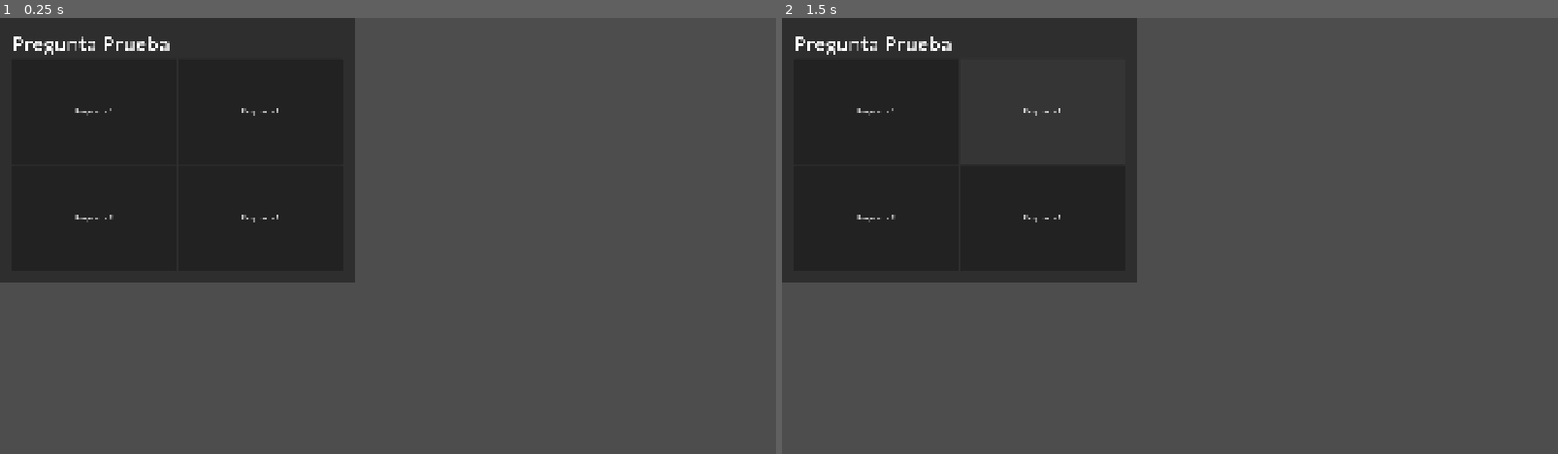
Above: before the commit, frames 1-2 (left to right).
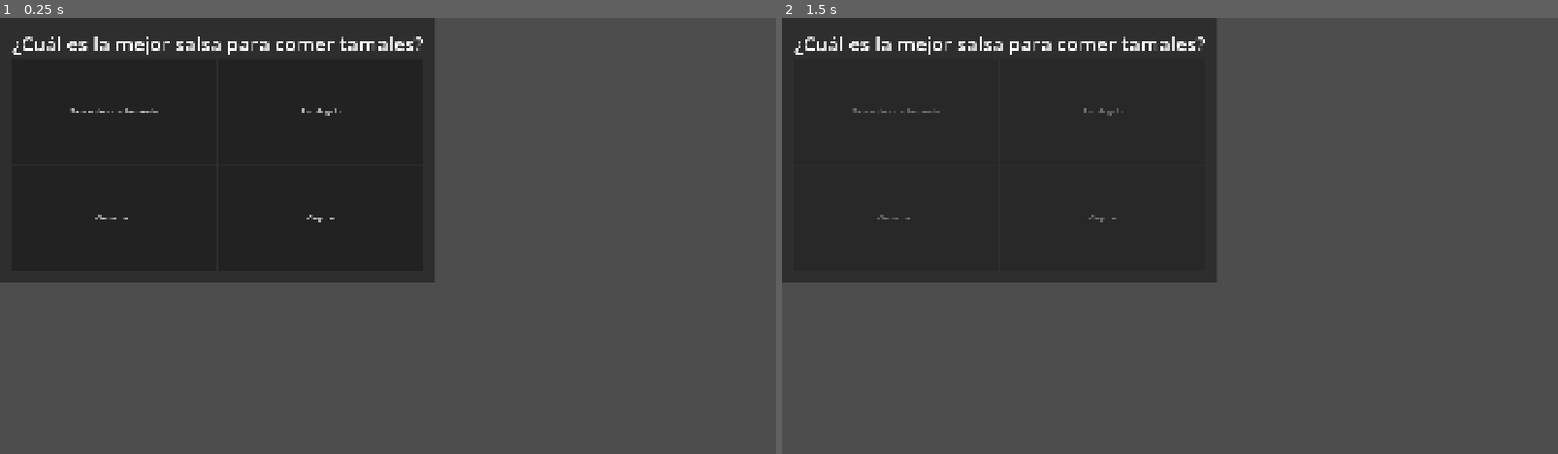
Above: after the commit, the same moments.

Repository: KefirFatwa/-sh-n-zh-i-Game-Jam-2026
Game: Godot game, scene res://Scenes/Computadora/TriviaPopup/question_container.tscn
Same seed, same stepped clock (60 frames per second), same inputs: the game is played once before the commit and once after it. This scene is started directly instead of the project's main scene.
Inputs (mouse positions are in pixels of both pictures, inside the frame that each line leads up to):
- Up to frame 1 (0.25 s): no input
- Up to frame 2 (1.5 s): click "Respuesta 1" (after the commit: "Salsa inglesa con tamarindo") at 0.5 s; click (1045, 109) at 1.25 s, where only the run before the commit has a clickable "Respuesta 2"

The runs differ from the first frame. In frame 1, 7.0% of the frame differs, in the area x 1-56%, y 0-61%; in frame 2, 7.0%.

Commit message:
Mas preguntas

Diff:
--- a/Scenes/Computadora/TriviaPopup/question_container.gd
+++ b/Scenes/Computadora/TriviaPopup/question_container.gd
@@ -34,6 +34,7 @@
 	preguntaLabel.text = pregunta["label"]
 
 	var opciones = pregunta["opciones"]
+	opciones.shuffle()
 	button.text = opciones[0]["label"]
 	button2.text = opciones[1]["label"]
 	button3.text = opciones[2]["label"]
@@ -52,6 +53,8 @@
 	else:
 		print("Te equivocaste!")
 
+	disable_all_buttons()
+
 
 func _on_button_pressed() -> void:
 	handle_on_click(button)
@@ -67,3 +70,9 @@
 
 func _on_button_4_pressed() -> void:
 	handle_on_click(button4)
+
+func disable_all_buttons():
+	button.disabled = true
+	button2.disabled = true
+	button3.disabled = true
+	button4.disabled = true
--- a/Scenes/Computadora/TriviaPopup/questions.json
+++ b/Scenes/Computadora/TriviaPopup/questions.json
@@ -1,64 +1,127 @@
 [
 	{
-		"label": "Pregunta Prueba",
+		"label": "¿Cuál es la mejor salsa para comer tamales?",
 		"opciones": [
 			{
-				"label": "Respuesta 1",
+				"label": "Chimichurri",
 				"correcta": false
 			},
 			{
-				"label": "Respuesta 2",
+				"label": "Salsa inglesa con tamarindo",
 				"correcta": true
 			},
 			{
-				"label": "Respuesta 3",
+				"label": "Chipotle",
 				"correcta": false
 			},
 			{
-				"label": "Respuesta 4",
+				"label": "Pico de gallo",
 				"correcta": false
 			}
 		]
 	},
 	{
-		"label": "Pregunta 2",
+		"label": "¿Cuál de estas frutas NO es común en el trópico centroamericano?",
 		"opciones": [
 			{
-				"label": "Respuesta 1",
+				"label": "Banano",
 				"correcta": false
 			},
 			{
-				"label": "Respuesta 2",
+				"label": "Papaya",
+				"correcta": false
+			},
+			{
+				"label": "Durián",
 				"correcta": true
 			},
 			{
-				"label": "Respuesta 3",
-				"correcta": false
-			},
-			{
-				"label": "Respuesta 4",
+				"label": "Mango",
 				"correcta": false
 			}
 		]
 	},
 	{
-		"label": "Pregunta 3",
+		"label": "¿Cuál es el método ideal para mantener caliente el pollo frito?",
 		"opciones": [
 			{
-				"label": "Respuesta 1",
+				"label": "Bombillo de luz",
+				"correcta": true
+			},
+			{
+				"label": "Estufa de gas",
 				"correcta": false
 			},
 			{
-				"label": "Respuesta 2",
+				"label": "Horno de leña",
+				"correcta": false
+			},
+			{
+				"label": "Sartén de inducción",
+				"correcta": false
+			}
+		]
+	},
+	{
+		"label": "Hay dos países sudamericanos cuyos nombres provienen de:",
+		"opciones": [
+			{
+				"label": "Juanito Mora",
+				"correcta": false
+			},
+			{
+				"label": "Napoleón Bonaparte",
+				"correcta": false
+			},
+			{
+				"label": "Américo Vespucio",
+				"correcta": false
+			},
+			{
+				"label": "Simón Bolívar",
+				"correcta": true
+			}
+		]
+	},
+	{
+		"label": "El primer país que abolió la esclavitud, y lo hizo a través de la revolución armada, fue:",
+		"opciones": [
+			{
+				"label": "Brasil",
+				"correcta": false
+			},
+			{
+				"label": "Colombia",
+				"correcta": false
+			},
+			{
+				"label": "Haití",
 				"correcta": true
 			},
 			{
-				"label": "Respuesta 3",
+				"label": "Panamá",
 				"correcta": false
+			}
+		]
+	},
+	{
+		"label": "¿En qué país se come más rico?",
+		"opciones": [
+			{
+				"label": "Costa Rica",
+				"correcta": true
 			},
 			{
-				"label": "Respuesta 4",
-				"correcta": false
+				"label": "Costa Rica",
+				"correcta": true
+			},
+			{
+				"label": "Costa Rica",
+				"correcta": true
+			},
+			{
+				"label": "Costa Rica",
+				"correcta": true
 			}
 		]
 	}
